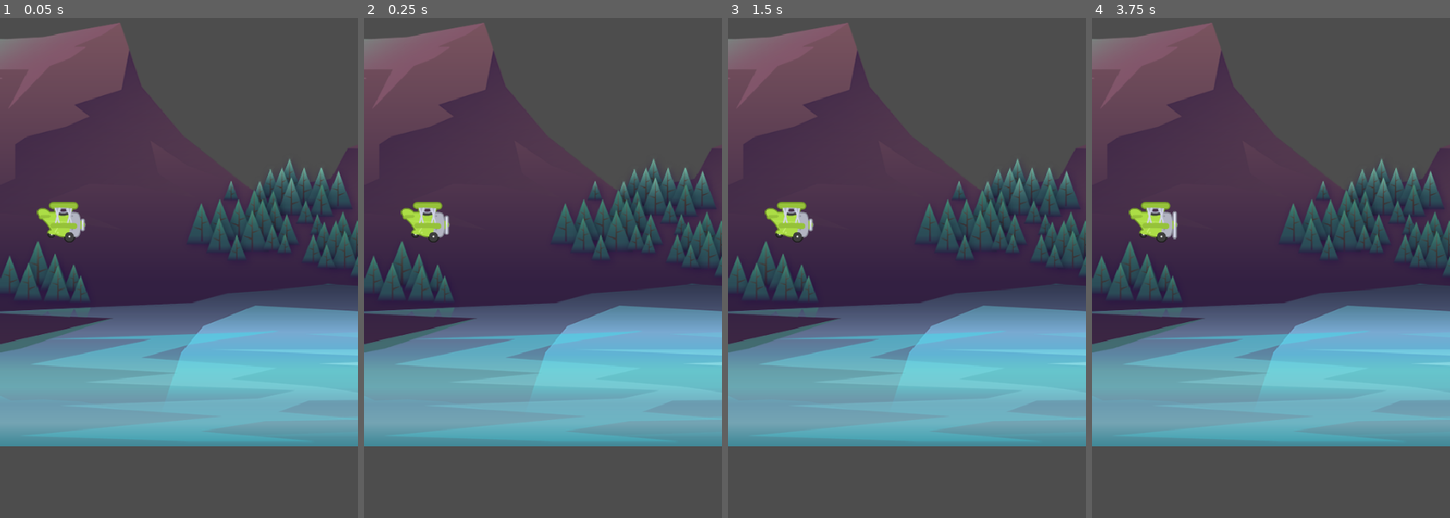
Above: before the commit, frames 1-4 (left to right).
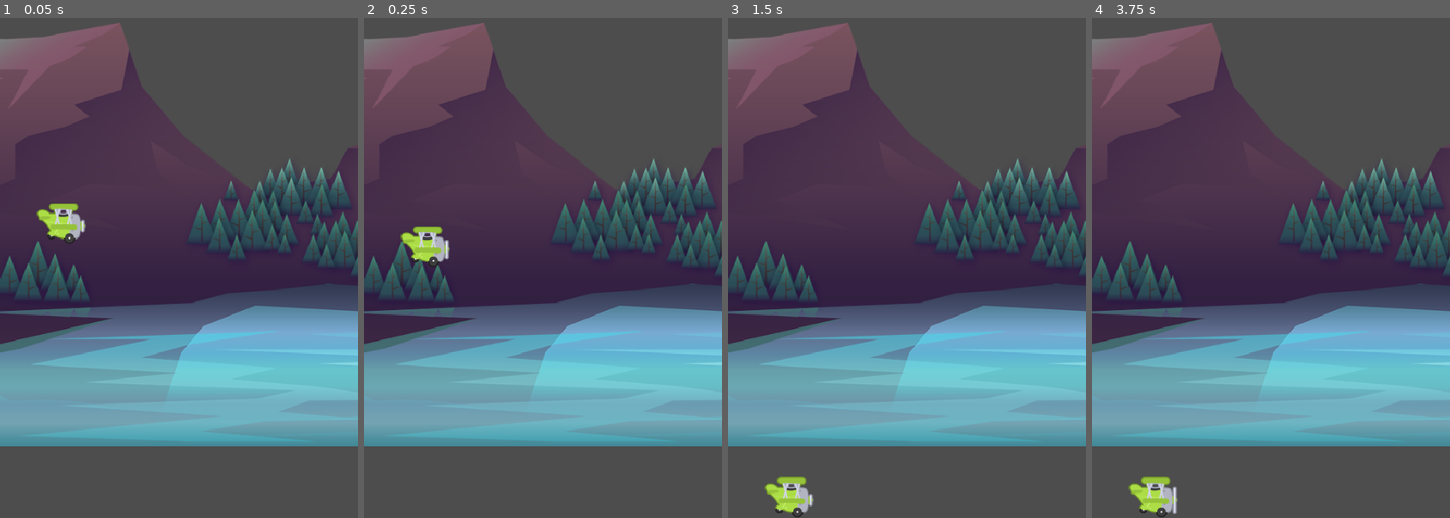
Above: after the commit, the same moments.

Repository: Peter-Pander/Tappy
Game: Godot game, scene res://Scenes/Game/Game.tscn
Same seed, same stepped clock (60 frames per second), same inputs: the game is played once before the commit and once after it.
Inputs:
- Up to frame 1 (0.05 s): no input
- Up to frame 2 (0.25 s): no input
- Up to frame 3 (1.5 s): tap Enter at 1.25 s
- Up to frame 4 (3.75 s): tap Space at 2, 3.5 s; tap Enter at 2.75 s

The runs differ from the first frame. In frame 1, 0.3% of the frame differs, in the area x 10-24%, y 36-46%; in frame 2, 1.3%; in frame 3, 1.4%; in frame 4, 1.5%, in the area x 10-24%, y 36-100%.

Commit message:
Apply gravity to plane and add floor/ceiling barriers
- Plane now falls using default 2D gravity from project settings
- Added move_and_slide() for physics movement
- Added floor and ceiling barriers to keep plane on screen

Diff:
--- /dev/null
+++ b/Scenes/Barrier/Barrier.tscn
@@ -0,0 +1,17 @@
+[gd_scene load_steps=3 format=3 uid="uid://cafxf35lsiggm"]
+
+[sub_resource type="WorldBoundaryShape2D" id="WorldBoundaryShape2D_s5pkv"]
+normal = Vector2(0, 1)
+
+[sub_resource type="WorldBoundaryShape2D" id="WorldBoundaryShape2D_cen7u"]
+
+[node name="Barrier" type="StaticBody2D"]
+
+[node name="CollisionShape2D" type="CollisionShape2D" parent="."]
+position = Vector2(0, -22)
+shape = SubResource("WorldBoundaryShape2D_s5pkv")
+disabled = true
+
+[node name="CollisionShape2D2" type="CollisionShape2D" parent="."]
+position = Vector2(0, 853)
+shape = SubResource("WorldBoundaryShape2D_cen7u")
--- a/Scenes/Game/Game.tscn
+++ b/Scenes/Game/Game.tscn
@@ -1,7 +1,8 @@
-[gd_scene load_steps=3 format=3 uid="uid://dnghy4durt210"]
+[gd_scene load_steps=4 format=3 uid="uid://dnghy4durt210"]
 
 [ext_resource type="Texture2D" uid="uid://bo5jjmdduqm1p" path="res://assets/background/rocks_2.png" id="1_rdw05"]
 [ext_resource type="PackedScene" uid="uid://ph3wxou8gdsq" path="res://Scenes/Plane/Plane.tscn" id="2_gwu2e"]
+[ext_resource type="PackedScene" uid="uid://cafxf35lsiggm" path="res://Scenes/Barrier/Barrier.tscn" id="3_xbxml"]
 
 [node name="Game" type="Node2D"]
 
@@ -11,3 +12,5 @@
 
 [node name="Plane" parent="." instance=ExtResource("2_gwu2e")]
 position = Vector2(82, 457)
+
+[node name="Barrier" parent="." instance=ExtResource("3_xbxml")]
--- a/Scenes/Plane/Plane.gd
+++ b/Scenes/Plane/Plane.gd
@@ -1,11 +1,19 @@
 extends CharacterBody2D
 
 
+var _gravity: float = ProjectSettings.get("physics/2d/default_gravity")
+
 # Called when the node enters the scene tree for the first time.
 func _ready() -> void:
-	pass # Replace with function body.
+	print(_gravity)
 
 
 # Called every frame. 'delta' is the elapsed time since the previous frame.
 func _process(delta: float) -> void:
 	pass
+
+
+func _physics_process(delta: float) -> void:
+	velocity.y += _gravity * delta
+
+	move_and_slide()
--- a/project.godot
+++ b/project.godot
@@ -15,6 +15,10 @@
 config/features=PackedStringArray("4.4", "Mobile")
 config/icon="res://icon.svg"
 
+[debug]
+
+settings/stdout/print_fps=true
+
 [display]
 
 window/size/viewport_width=480
